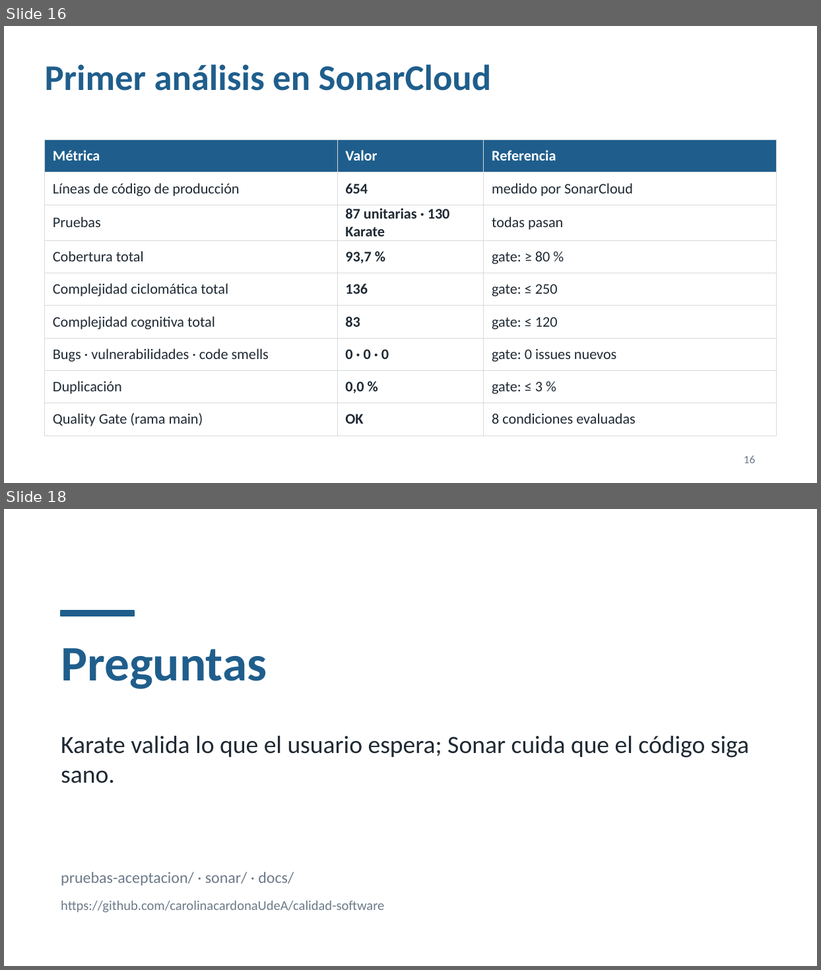
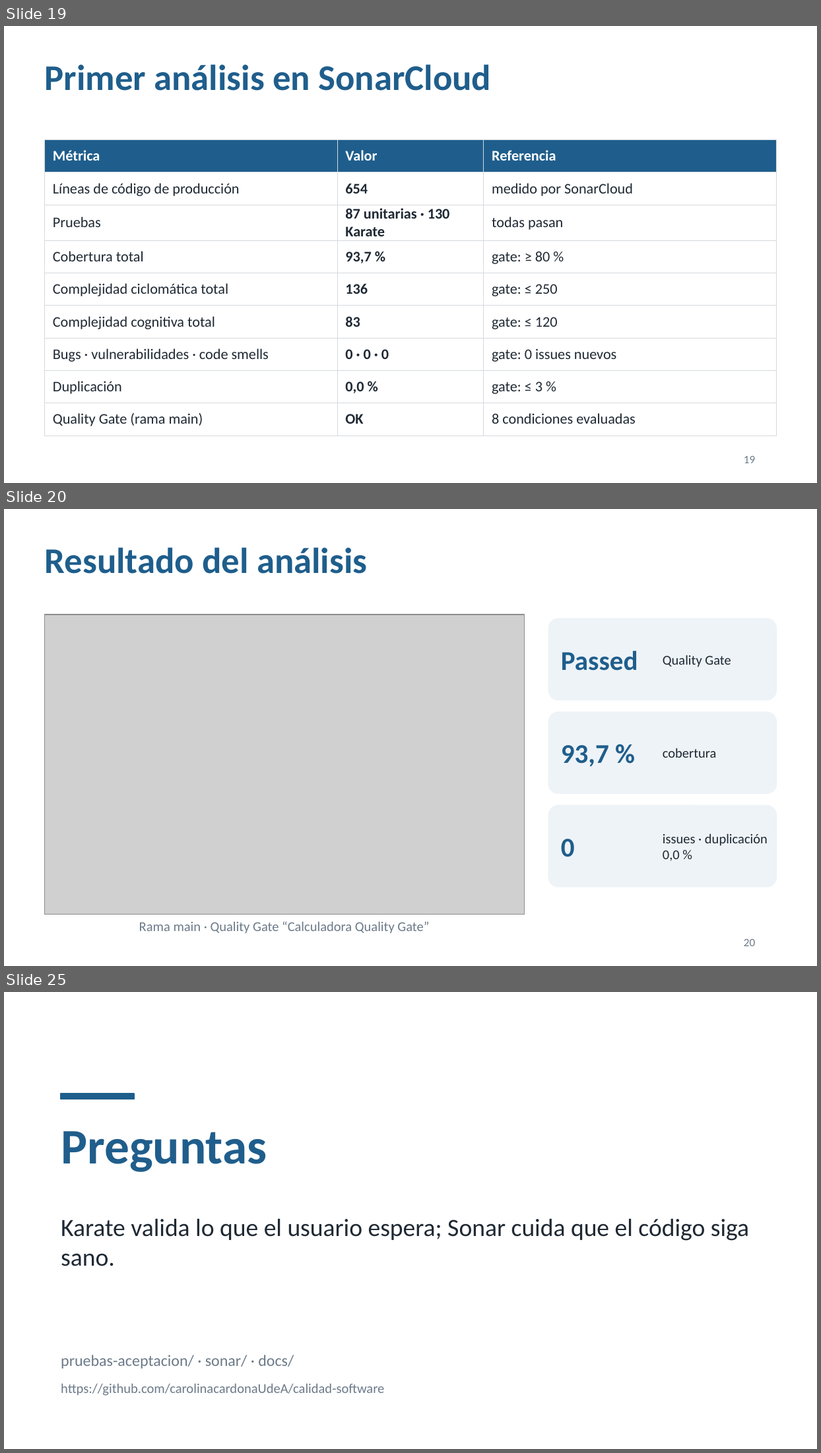
Before and after one commit to carolinacardonaUdeA/calidad-software, a slide deck: docs/Presentacion_Calidad_Calculadora.pptx. Shown one above the other, each under a label of ours: slides 16 and 18 before the commit, slides 19, 20 and 25 after it; the slides between them are not shown. The pictures are 821x970 and 821x1453 pixels, drawn with LibreOffice and Linux fonts; fonts in the diff are those of the drawing; grey boxes stand for pictures. Boxes give left, top, right and bottom in pixels: in the first picture for what was removed or moved away, otherwise in the second. Text is boxed around its words. In the diff, an @@ line names an element or a change of style, - is before the commit and + after.

Commit message:
organizacion sonar main

```diff
--- a/docs/Presentacion_Calidad_Calculadora.pptx
+++ b/docs/Presentacion_Calidad_Calculadora.pptx
@@ slide 20 added at bbox=[4, 509, 817, 966], background #FFFFFF @@
@@ title added at bbox=[45, 547, 367, 574], 32 pt, text #1F5E8C, bold @@
+Resultado del análisis
@@ picture added at bbox=[45, 615, 524, 915] @@
@@ rounded rectangle added at bbox=[548, 619, 776, 700], fill #EEF3F7, outline #EEF3F7 1 pt @@
@@ text added at bbox=[561, 651, 638, 671], 24 pt, text #1F5E8C, bold @@
+Passed
@@ text added at bbox=[663, 655, 731, 667], 12 pt, text #1F2933 @@
+Quality Gate
@@ rounded rectangle added at bbox=[548, 712, 776, 793], fill #EEF3F7, outline #EEF3F7 1 pt @@
@@ text added at bbox=[561, 745, 609, 767], 24 pt, text #1F5E8C, bold @@
+93,7 %
@@ text added at bbox=[663, 748, 717, 758], 12 pt, text #1F2933 @@
+cobertura
@@ rounded rectangle added at bbox=[548, 806, 776, 887], fill #EEF3F7, outline #EEF3F7 1 pt @@
@@ text added at bbox=[561, 839, 575, 857], 24 pt, text #1F5E8C, bold @@
+0
@@ text added at bbox=[663, 834, 768, 861], 12 pt, text #1F2933 @@
+issues · duplicación 0,0 %
@@ text added at bbox=[139, 921, 429, 934], 12 pt, text #6C7A89 @@
+Rama main · Quality Gate “Calculadora Quality Gate”
@@ page number added at bbox=[744, 939, 755, 947], 10 pt, text #6C7A89 @@
+20
@@ what was slide 16 is now slide 19 @@
@@ page number at bbox=[744, 456, 755, 464]: text changed @@
-16
+19
@@ what was slide 18 is now slide 25 @@
```
Also in this commit, not shown: 2 slides changed, 6 other slides added, 4 other files.
